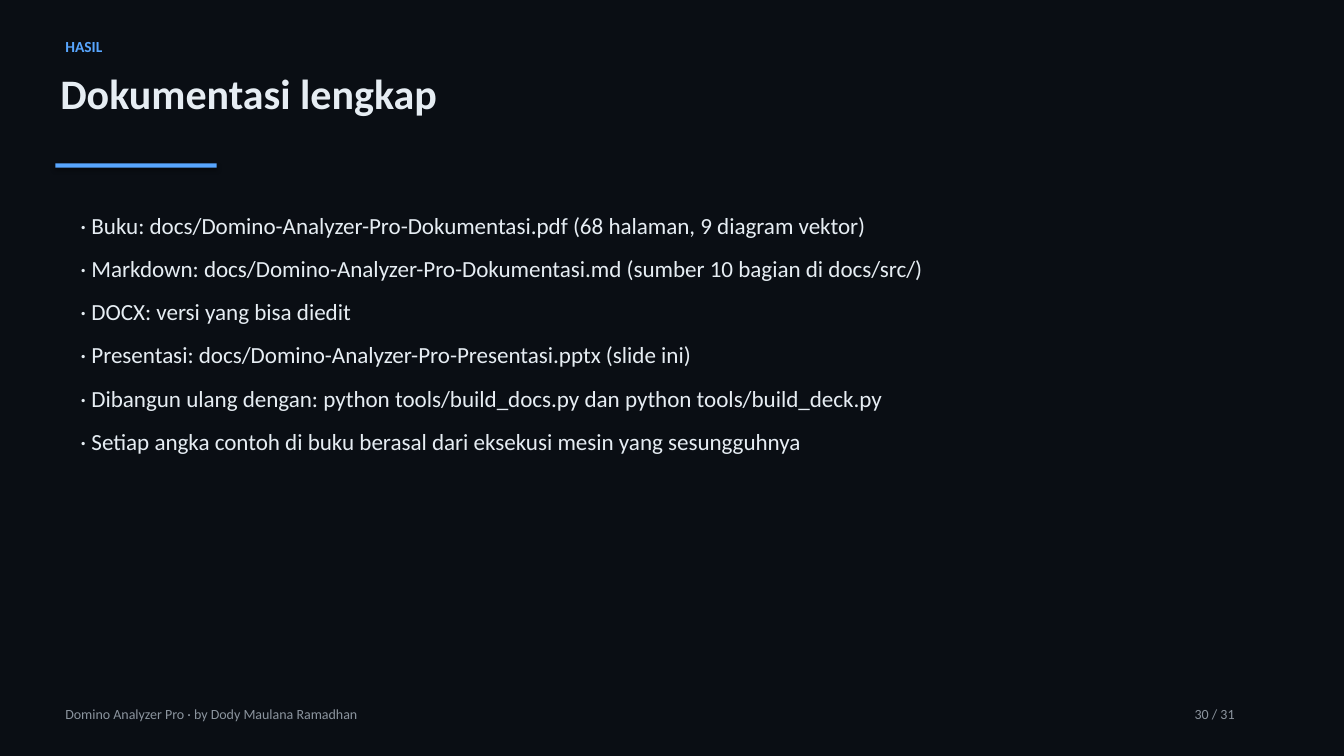
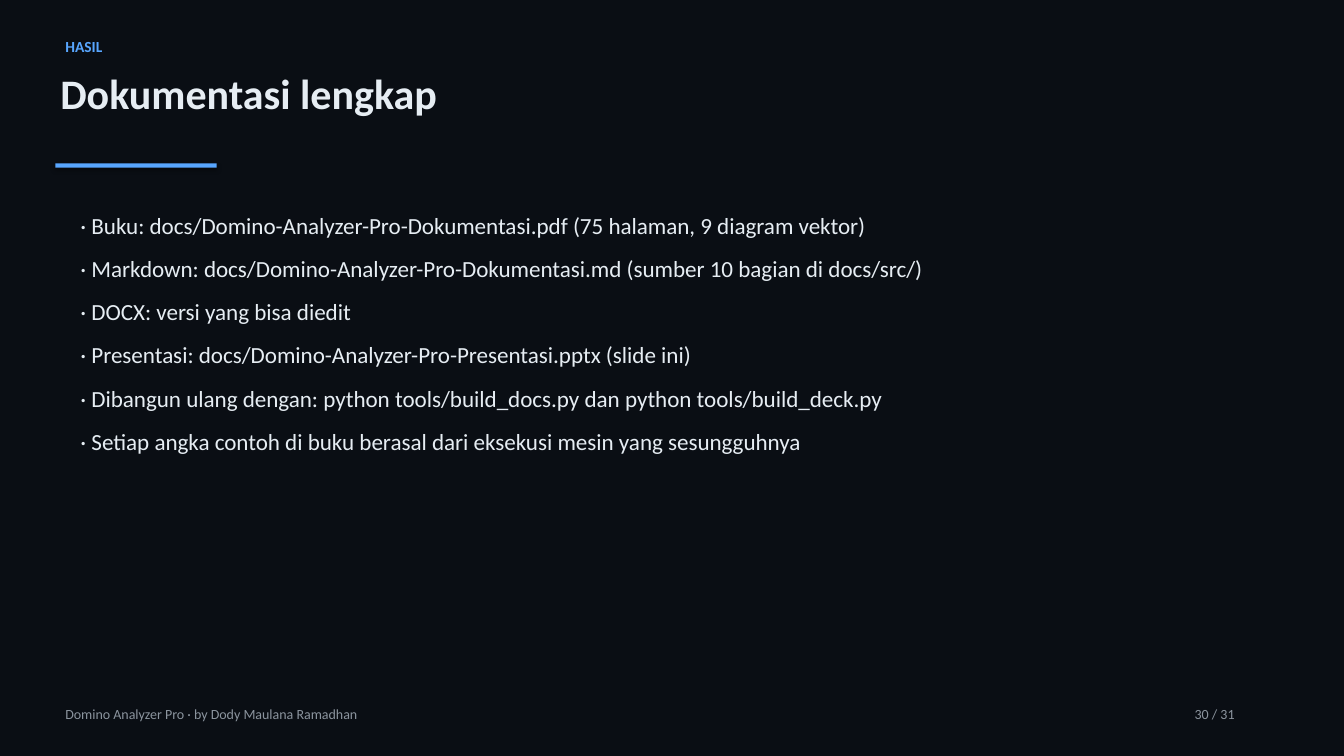
Before and after one commit to DodyMaulanaRamadhan/dominoanalisis, a slide deck: slide 30 of docs/Domino-Analyzer-Pro-Presentasi.pptx. Drawn at 1344x756 pixels with LibreOffice and Linux fonts; fonts in the diff are those of the drawing. Boxes give left, top, right and bottom in pixels: in the first picture for what was removed or moved away, otherwise in the second. Text is boxed around its words. In the diff, an @@ line names an element or a change of style, - is before the commit and + after.

Commit message:
Dokumentasi tier berat dan pengujian: buku, README, dokumen audit
Buku dokumentasi dibangun ulang (Markdown + PDF/DOCX/PPTX): panduan tier
1.700.000, variabel lingkungan DOMINO_THREADS / DOMINO_MAX_ENGINE /
DOMINO_ENGINE_WAIT, daftar alat audit, serta bagian pengujian yang kini
memuat 29 tes server, 8 tes paralel/determinisme, dan 6 uji antarmuka tanpa
kepala. README menambah jalur pengujian dan alat audit.

Baru: docs/audit-kualitas-kode.md — temuan audit (crash pool kosong, alokasi di
jalur panas, simulasi satu inti, antrean server, cache-first) beserta angka ukur
dan batasannya.

```diff
--- a/docs/Domino-Analyzer-Pro-Presentasi.pptx
+++ b/docs/Domino-Analyzer-Pro-Presentasi.pptx
@@ text at (91,217,866,238): text changed @@
-· Buku: docs/Domino-Analyzer-Pro-Dokumentasi.pdf (68 halaman, 9 diagram vektor)
+· Buku: docs/Domino-Analyzer-Pro-Dokumentasi.pdf (75 halaman, 9 diagram vektor)
```
Also in this commit, not shown: 4 other slides changed, 13 other files.
